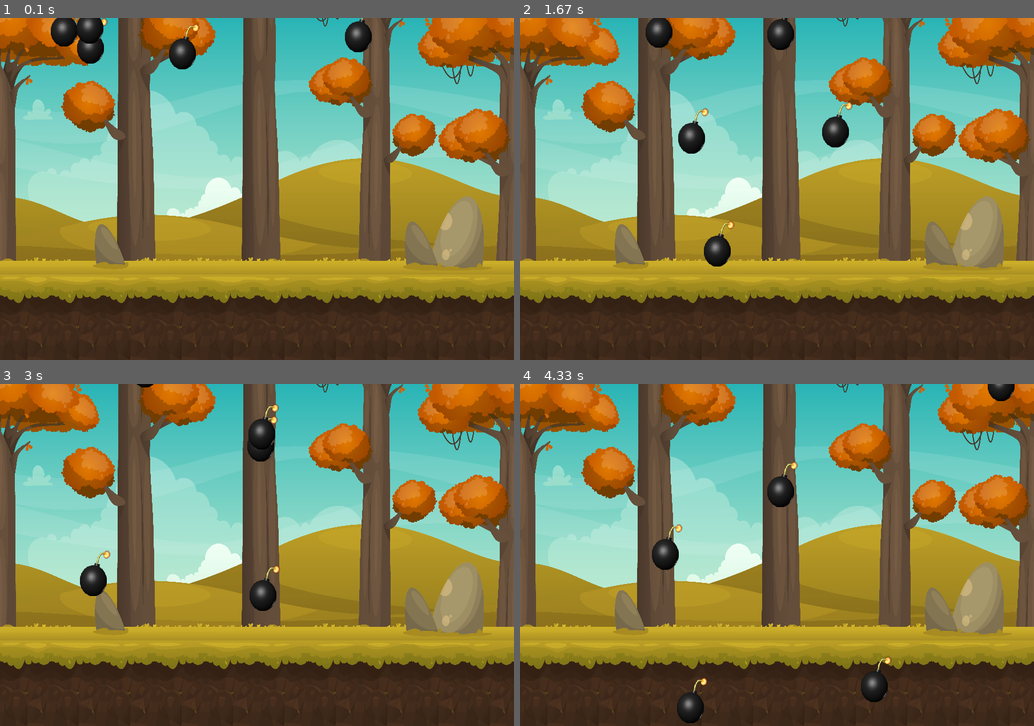
Above: before the commit, frames 1-4 (two rows, left to right).
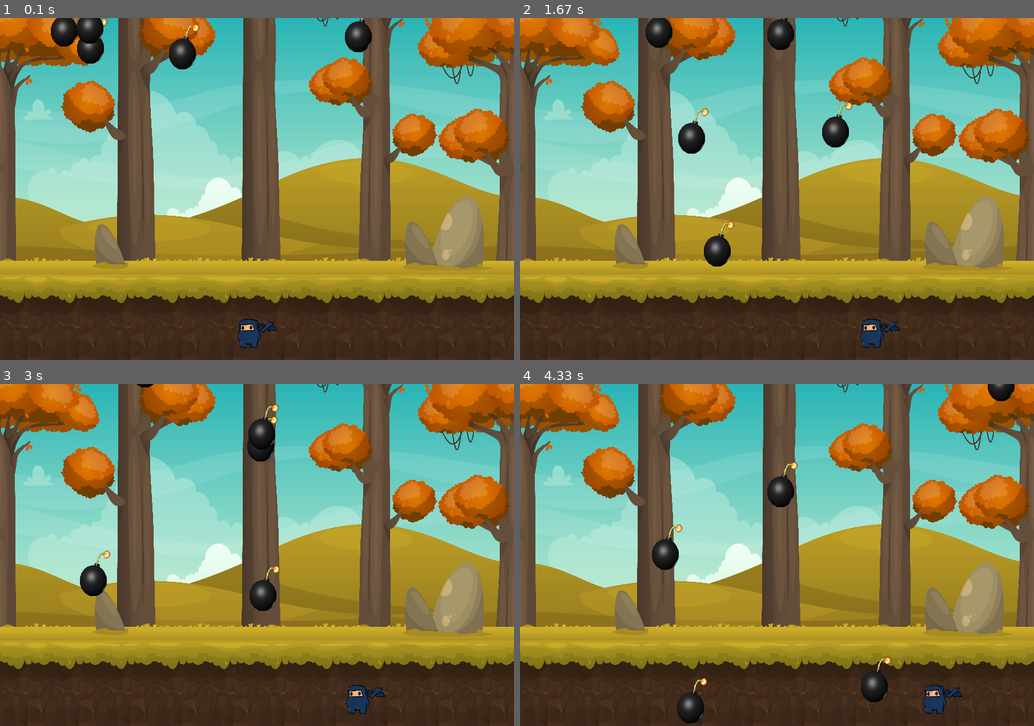
Above: after the commit, the same moments.

Repository: lucassantoss4/pygame
Game: pygame game, started from Versiona_lucas.py
Same seed, same stepped clock (60 frames per second), same inputs: the game is played once before the commit and once after it.
Inputs:
- Up to frame 1 (0.1 s): no input
- Up to frame 2 (1.67 s): hold Right 0.33-0.8 s; hold Right 0.83-1.3 s; hold Left from 1.33 s (still down)
- Up to frame 3 (3 s): release Left at 1.87 s; hold Left 1.9-2.3 s; hold Right 2.33-2.97 s
- Up to frame 4 (4.33 s): hold Left 3-3.47 s; hold Right 3.5-3.97 s; hold Right from 4 s (still down)

The runs differ from the first frame. In frame 1, 0.4% of the frame differs, in the area x 46-54%, y 88-97%; in frame 2, 0.4%; in frame 3, 0.4%; in frame 4, 0.4%.

Commit message:
Funcoes do ninja

Diff:
--- a/Versiona_lucas.py
+++ b/Versiona_lucas.py
@@ -84,11 +84,15 @@
 FPS = 60
 
 # grupos de bombas
-todas_bombas = pygame.sprite.Group()
-# criando bombas e adicionando no grupo
+todas_sprites = pygame.sprite.Group()
+
+# criando personagem
+jogador = enviar(ninja_img_small)
+todas_sprites.add(jogador)
+
 for i in range(5):
     bomba = Bomba(bomba_img_small)
-    todas_bombas.add(bomba)
+    todas_sprites.add(bomba)
 
 # Criando um grupo de bombas
 bombas = pygame.sprite.Group()
@@ -106,16 +110,32 @@
         if evento.type == pygame.QUIT:
             game = False
 
+        # Verifica se apertou alguma tecla.
+        if evento.type == pygame.KEYDOWN:
+            # Dependendo da tecla, altera a velocidade.
+            if evento.key == pygame.K_LEFT:
+                jogador.speedx -= 5
+            if evento.key == pygame.K_RIGHT:
+                jogador.speedx += 5
+
+        # Verifica se soltou alguma tecla.
+        if evento.type == pygame.KEYUP:
+            # Dependendo da tecla, altera a velocidade.
+            if evento.key == pygame.K_LEFT:
+                jogador.speedx += 5
+            if evento.key == pygame.K_RIGHT:
+                jogador.speedx -= 5
+
     # ----- Atualiza estado do jogo
     # Atualizando a posição da bomba
-    todas_bombas.update()
+    todas_sprites.update()
 
     # ----- Gera saídas
     janela.fill((255, 255, 255))  # Preenche com a cor branca
     janela.blit(fundo, (0, 0)) # coloca a imagem de fundo na tela
 
     # Desenhando a bomba
-    todas_bombas.draw(janela)
+    todas_sprites.draw(janela)
     pygame.display.update() # Mostra o novo frame para o jogador
 
 # ===== Finalização =====
